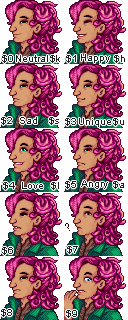
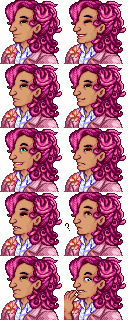
Layers edited between the first and the second 128 x 320 image:
added layer "Background" above "Labels" over [left=0, top=40, right=125, bottom=320]
hid "Labels" over [left=0, top=53, right=125, bottom=319]
hid "Coat" over [left=0, top=40, right=125, bottom=320]
